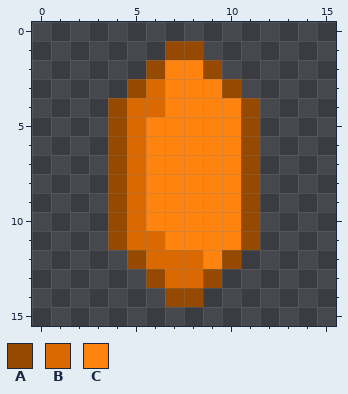
A pixel-art sprite gets an edit: overrides/resources/contenttweaker/textures/items/intermediumcrystal.png. The picture above is the old version.
The file is 16x16 pixels. Colours within 5 levels of each other are drawn and written as one.
Palette (. is transparent): A #964900  B #d96900  C #ff830f
Pixels before, first column x 4:
 1 ...AA...
 2 ..ACCA..
 3 .ABCCCA.
 4 ABBCCCCA
 5 ABCCCCCA
 6 ABCCCCCA
 7 ABCCCCCA
 8 ABCCCCCA
 9 ABCCCCCA
10 ABCCCCCA
11 ABBCCCCA
12 .ABBBCA.
13 ..ABBA..
14 ...AA...
Now the later version:
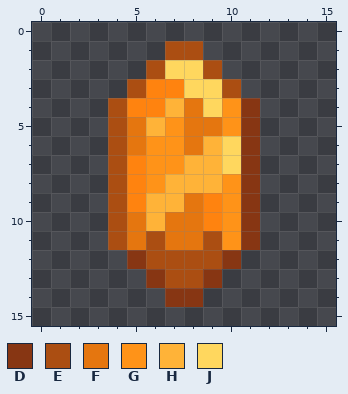
Colours new in this view: D #873613  E #ab4e12  F #e5760f  G #ff9318  H #ffb338  J #ffd75e
The exact change:
Changed rows in their new state; - is an unchanged pixel.
first column x 4:
 1 ---EE---
 2 --EJJE--
 3 -EC-JJE-
 4 ECCHFJGD
 5 EFHGFFGD
 6 EFGGFHJD
 7 ECGGHHJD
 8 ECGHHHGD
 9 ECHHF-GD
10 EFHFF-GD
11 EFEFFEGD
12 -DEEEED-
13 --DEED--
14 ---DD---
